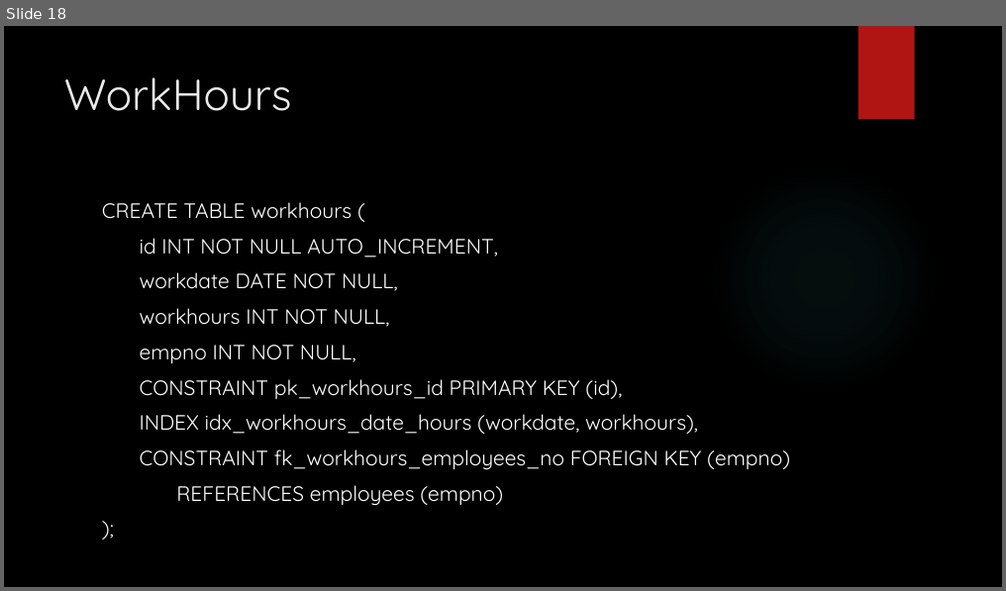
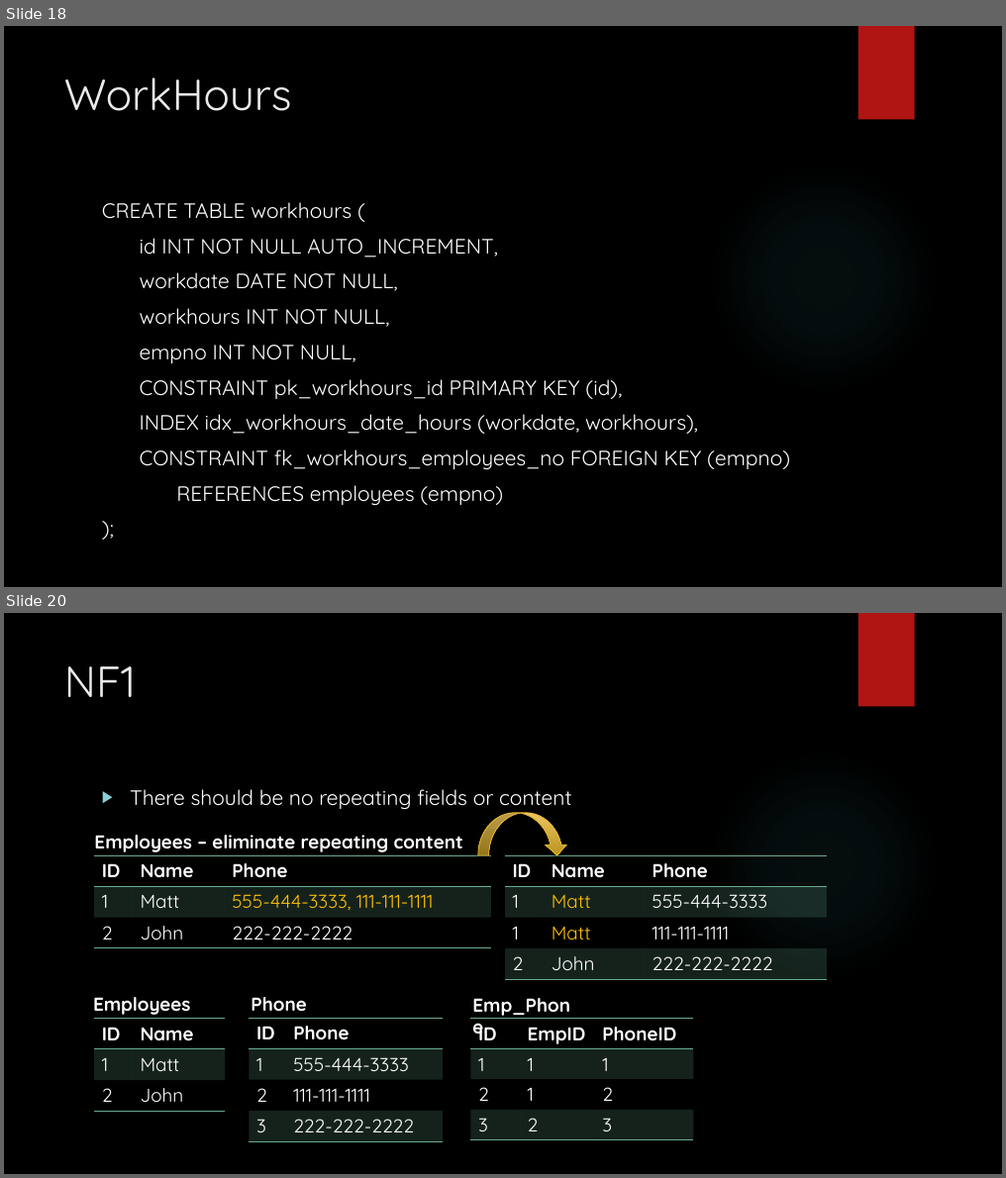
Before and after one commit to zedfoxus/database-bootcamp, a slide deck: Presentation/Database-Bootcamp-Presentation.pptx. Shown one above the other, each under a label of ours: slide 18 before the commit, slides 18 and 20 after it; the slides between them are not shown. The pictures are 1006x591 and 1006x1178 pixels, drawn with LibreOffice and Linux fonts; fonts in the diff are those of the drawing; background and template pictures are left out. Boxes give left, top, right and bottom in pixels: in the first picture for what was removed or moved away, otherwise in the second. Text is boxed around its words. In the diff, an @@ line names an element or a change of style, - is before the commit and + after.

```diff
--- a/Presentation/Database-Bootcamp-Presentation.pptx
+++ b/Presentation/Database-Bootcamp-Presentation.pptx
@@ slide 20 added at bbox=[4, 613, 1002, 1174], background picture (left out); not listed: 2 template elements that a slide beside it also shows @@
@@ title added at bbox=[64, 666, 136, 697], 42 pt, text #EBEBEB @@
+NF1
@@ text added at bbox=[130, 789, 571, 810], 20 pt, text #FFFFFF @@
+▶ There should be no repeating fields or content
@@ curved down arrow added at bbox=[478, 813, 567, 856], fill gradient #EBC65F to #BB941F, outline #E6B729 0.75 pt @@
@@ text added at bbox=[94, 835, 463, 853], 18 pt, text #FFFFFF, bold @@
+Employees – eliminate repeating content
@@ table added at bbox=[94, 856, 491, 947], 3 rows, 3 columns @@
+ID | Name | Phone
+1 | Matt | 555-444-3333, 111-111-1111
+2 | John | 222-222-2222
@@ table added at bbox=[505, 856, 827, 977], 4 rows, 3 columns @@
+ID | Name | Phone
+1 | Matt | 555-444-3333
+1 | Matt | 111-111-1111
+2 | John | 222-222-2222
@@ text added at bbox=[93, 997, 191, 1015], 18 pt, text #FFFFFF, bold @@
+Employees
@@ text added at bbox=[251, 997, 306, 1011], 18 pt, text #FFFFFF, bold @@
+Phone
@@ text added at bbox=[472, 998, 570, 1016], 18 pt, text #FFFFFF, bold @@
+Emp_Phone
@@ table added at bbox=[94, 1019, 225, 1110], 3 rows, 2 columns @@
+ID | Name
+1 | Matt
+2 | John
@@ table added at bbox=[249, 1018, 442, 1140], 4 rows, 2 columns @@
+ID | Phone
+1 | 555-444-3333
+2 | 111-111-1111
+3 | 222-222-2222
@@ table added at bbox=[471, 1019, 694, 1140], 4 rows, 3 columns @@
+ID | EmpID | PhoneID
+1 | 1 | 1
+2 | 1 | 2
+3 | 2 | 3
```
Also in this commit, not shown: 5 other slides added.
